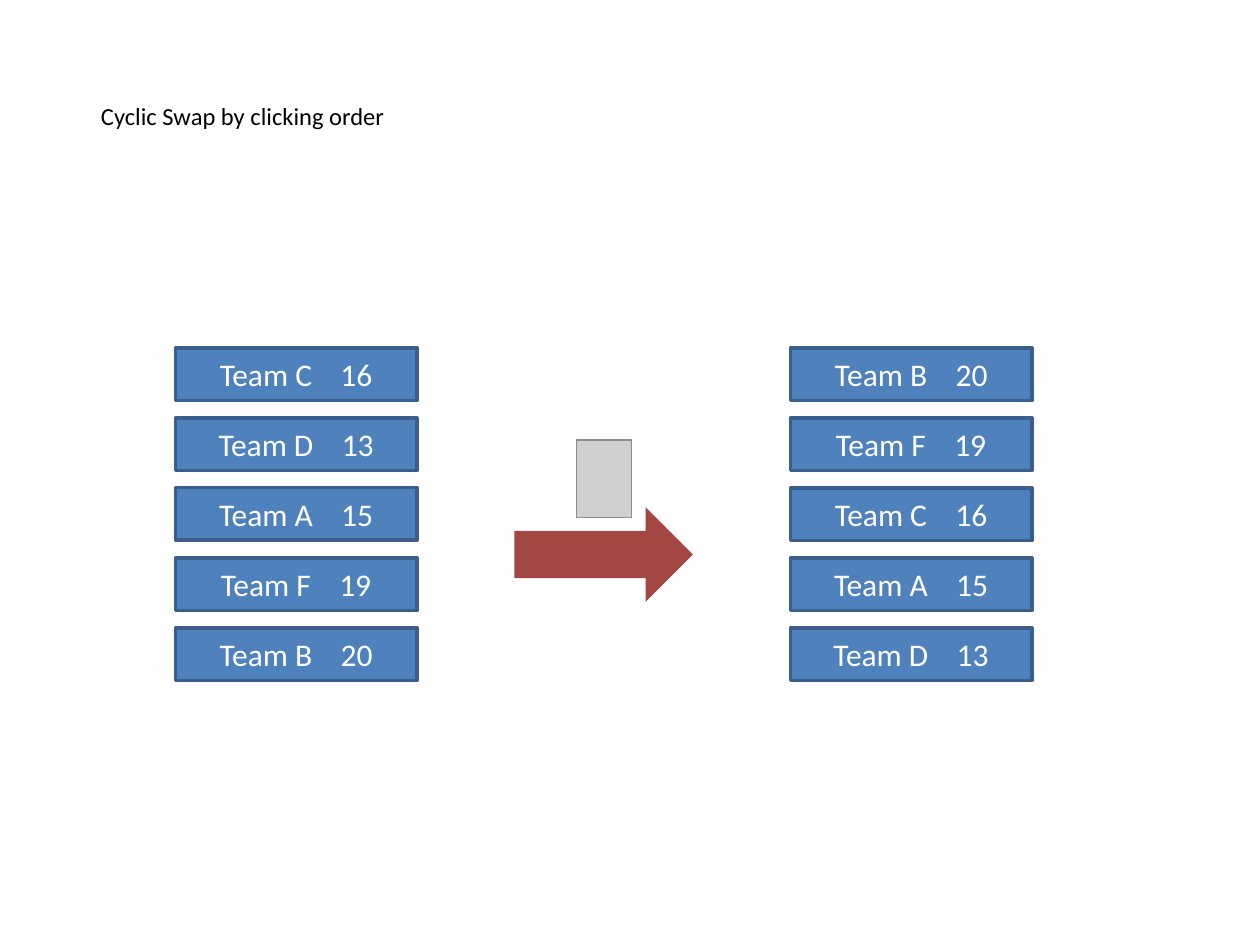
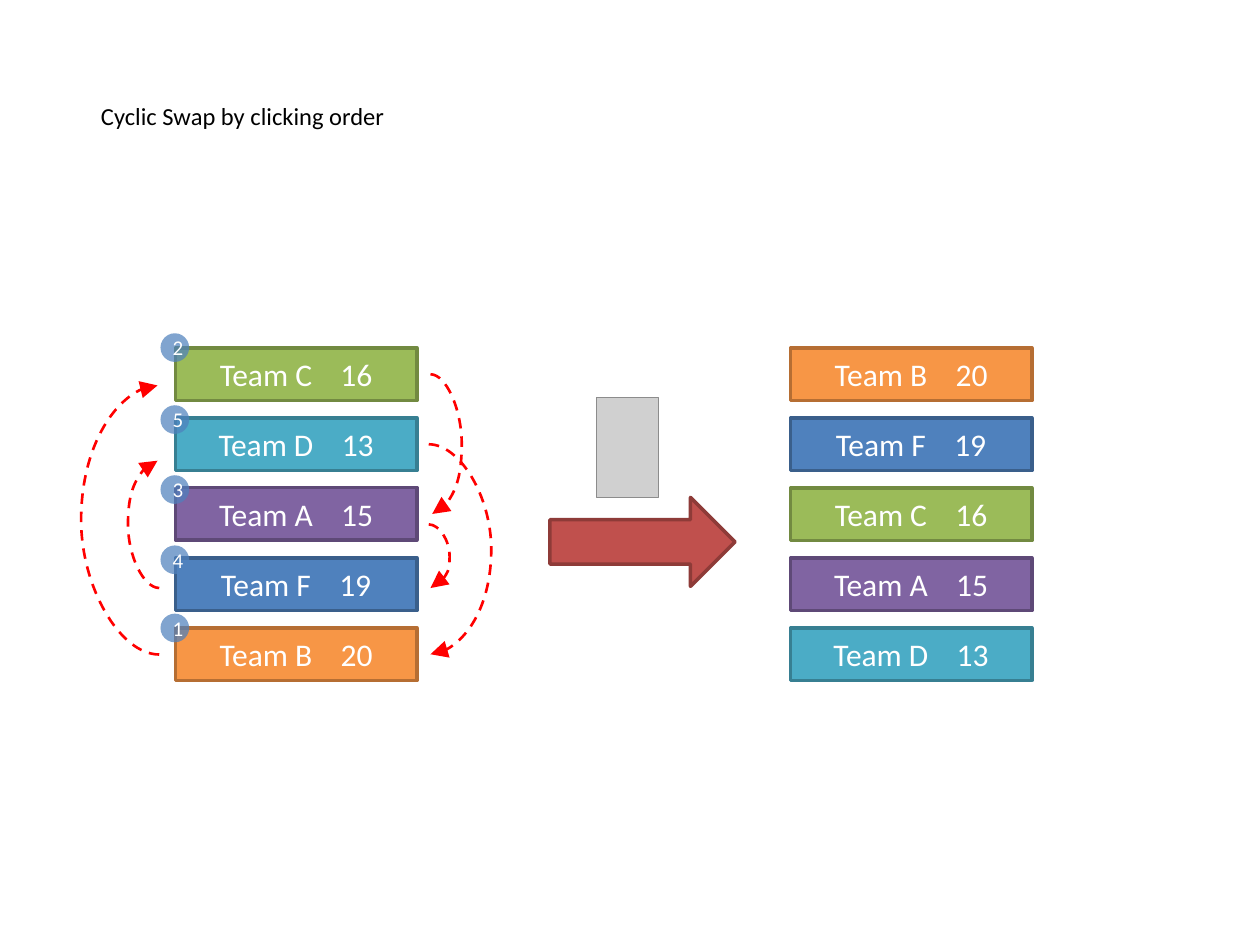
Before and after one commit to PowerPointLabs/PowerPointLabs, a slide deck: slide 30 of doc/Examples-PositionsLab.pptx (slide 23 before the commit). Drawn at 1260x945 pixels with LibreOffice and Linux fonts; fonts in the diff are those of the drawing; grey boxes stand for pictures. Boxes give left, top, right and bottom in pixels: in the first picture for what was removed or moved away, otherwise in the second. Text is boxed around its words. In the diff, an @@ line names an element or a change of style, - is before the commit and + after.

```diff
--- a/doc/Examples-PositionsLab.pptx
+++ b/doc/Examples-PositionsLab.pptx
@@ ellipse added at (160, 334, 189, 363), fill #4F81BD at 72% opacity, 12 pt, text #FFFFFF @@
+2
@@ rectangle "Team C 16" at (175, 348, 417, 401): fill #4F81BD to #9BBB59; outline #3A5F8C 2 pt to #738A42 2 pt @@
@@ rectangle "Team B 20" at (790, 348, 1032, 401): fill #4F81BD to #F79646; outline #3A5F8C 2 pt to #B76F34 2 pt @@
@@ curved arrow added from (159, 654) to (158, 386), #FF0000 1.5 pt dashed @@
@@ curved arrow added from (431, 374) to (432, 514), #FF0000 1.5 pt dashed @@
@@ ellipse added at (160, 406, 189, 435), fill #4F81BD at 72% opacity, 12 pt, text #FFFFFF @@
+5
@@ rectangle "Team D 13" at (175, 418, 417, 471): fill #4F81BD to #4BACC6; outline #3A5F8C 2 pt to #377F92 2 pt @@
@@ picture added at (596, 398, 658, 498) @@
@@ curved arrow added from (428, 445) to (431, 654), #FF0000 1.5 pt dashed @@
@@ picture removed at (576, 440, 631, 517) @@
@@ curved arrow added from (159, 588) to (158, 461), #FF0000 1.5 pt dashed @@
@@ ellipse added at (160, 475, 189, 504), fill #4F81BD at 72% opacity, 12 pt, text #FFFFFF @@
+3
@@ rectangle "Team A 15" at (175, 488, 417, 541): fill #4F81BD to #8064A2; outline #3A5F8C 2 pt to #5F4A78 2 pt @@
@@ down arrow removed at (515, 507, 694, 602) @@
@@ right arrow added at (549, 498, 735, 587), fill #C0504D, outline #8E3B39 2 pt @@
@@ rectangle "Team C 16" at (790, 488, 1032, 541): fill #4F81BD to #9BBB59; outline #3A5F8C 2 pt to #738A42 2 pt @@
@@ curved arrow added from (428, 524) to (431, 588), #FF0000 1.5 pt dashed @@
@@ ellipse added at (160, 546, 189, 575), fill #4F81BD at 72% opacity, 12 pt, text #FFFFFF @@
+4
@@ rectangle "Team A 15" at (790, 558, 1032, 611): fill #4F81BD to #8064A2; outline #3A5F8C 2 pt to #5F4A78 2 pt @@
@@ ellipse added at (160, 614, 189, 643), fill #4F81BD at 72% opacity, 12 pt, text #FFFFFF @@
+1
@@ rectangle "Team B 20" at (175, 627, 417, 680): fill #4F81BD to #F79646; outline #3A5F8C 2 pt to #B76F34 2 pt @@
@@ rectangle "Team D 13" at (790, 627, 1032, 680): fill #4F81BD to #4BACC6; outline #3A5F8C 2 pt to #377F92 2 pt @@
```
Also in this commit, not shown: 17 other slides changed, 6 slides added, 10 other files.
